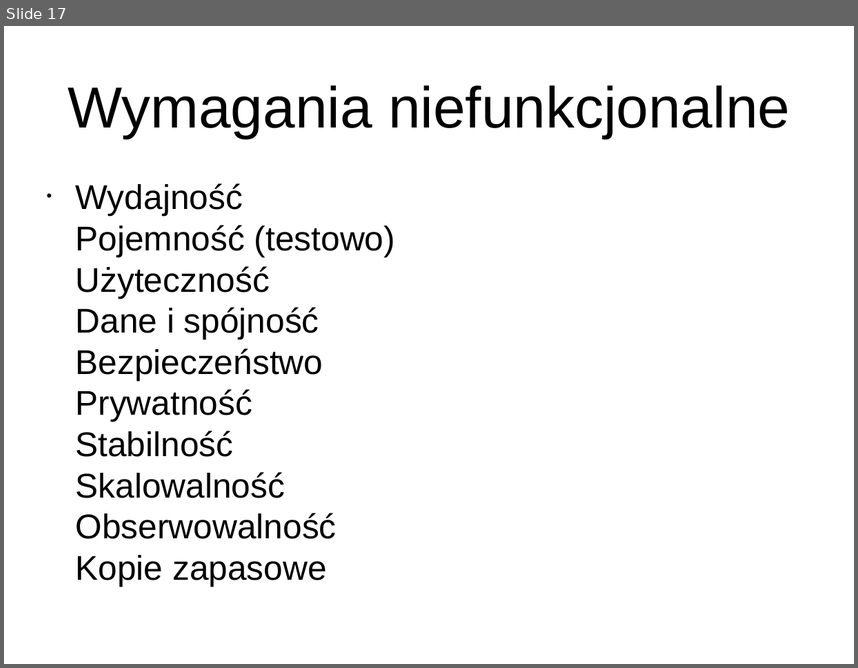
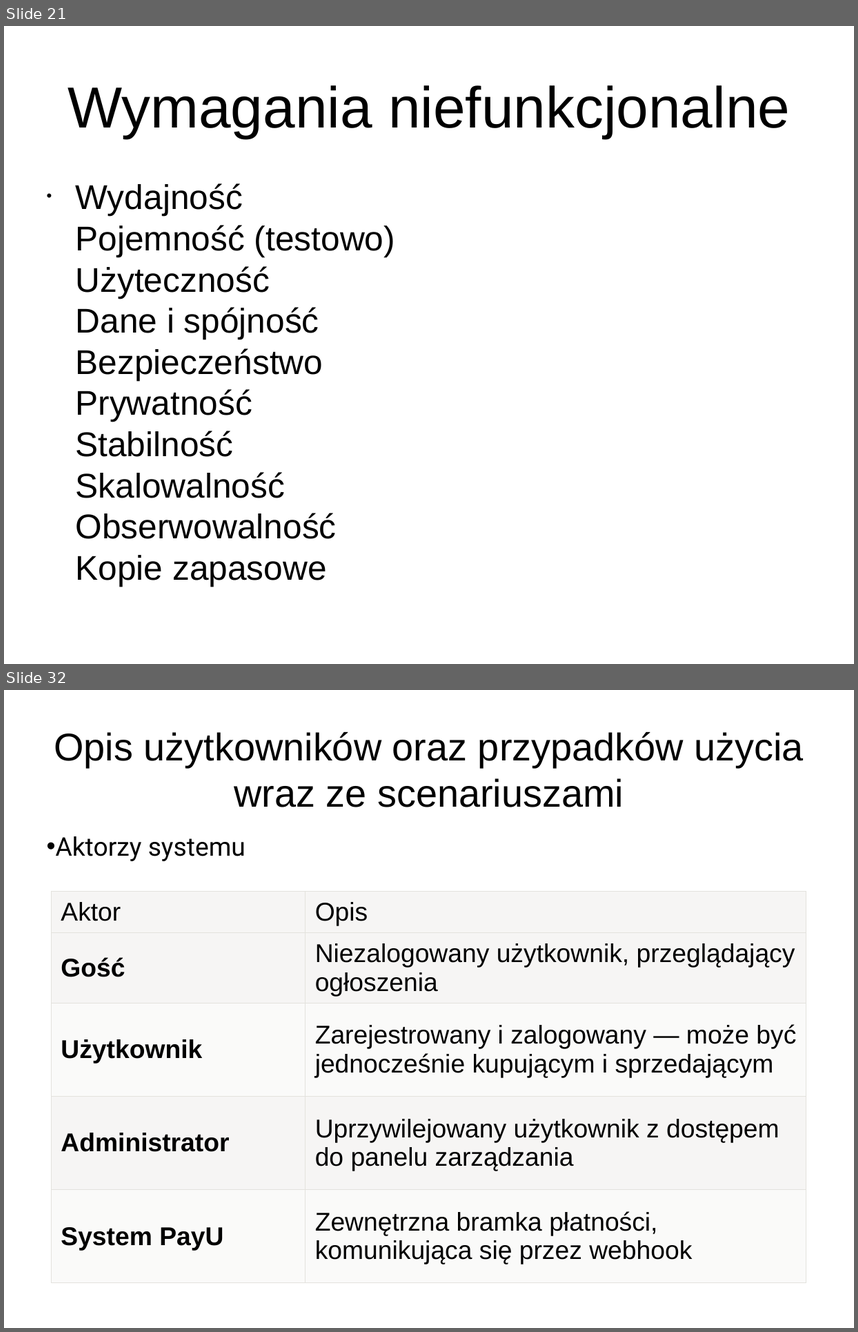
Before and after one commit to Majkul/Projekt_Zespolowy, a slide deck: ProjektZespolowyGr3/Presentation/TH2025GR3.pptx. Shown one above the other, each under a label of ours: slide 17 before the commit, slides 21 and 32 after it; the slides between them are not shown. The pictures are 858x668 and 858x1332 pixels, drawn with LibreOffice and Linux fonts; fonts in the diff are those of the drawing. Boxes give left, top, right and bottom in pixels: in the first picture for what was removed or moved away, otherwise in the second. Text is boxed around its words. In the diff, an @@ line names an element or a change of style, - is before the commit and + after.

```diff
--- a/ProjektZespolowyGr3/Presentation/TH2025GR3.pptx
+++ b/ProjektZespolowyGr3/Presentation/TH2025GR3.pptx
@@ slide 32 added at bbox=[4, 690, 854, 1328], background #FFFFFF @@
@@ title added at bbox=[54, 732, 804, 807], 36 pt, text #000000 @@
+Opis użytkowników oraz przypadków użycia wraz ze scenariuszami
@@ text added at bbox=[56, 836, 245, 861], 24 pt, text #000000 @@
+• Aktorzy systemu
@@ table added at bbox=[51, 891, 806, 1302], 5 rows, 2 columns @@
+Aktor | Opis
+Gość | Niezalogowany użytkownik, przeglądający ogłoszenia
+Użytkownik | Zarejestrowany i zalogowany — może być jednocześnie kupującym i sprzedającym
+Administrator | Uprzywilejowany użytkownik z dostępem do panelu zarządzania
+System PayU | Zewnętrzna bramka płatności, komunikująca się przez webhook
@@ what was slide 17 is now slide 21 @@
```
Also in this commit, not shown: 1 slide changed, 61 other slides added.
